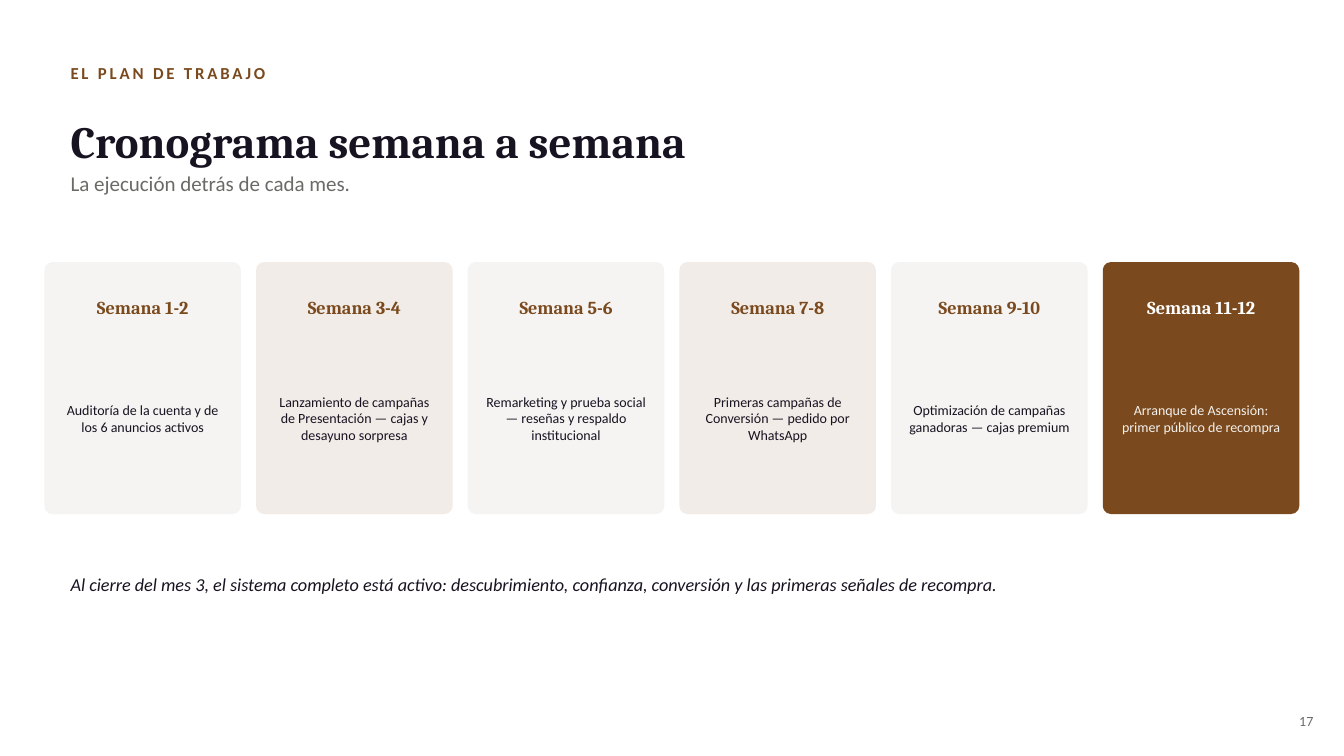
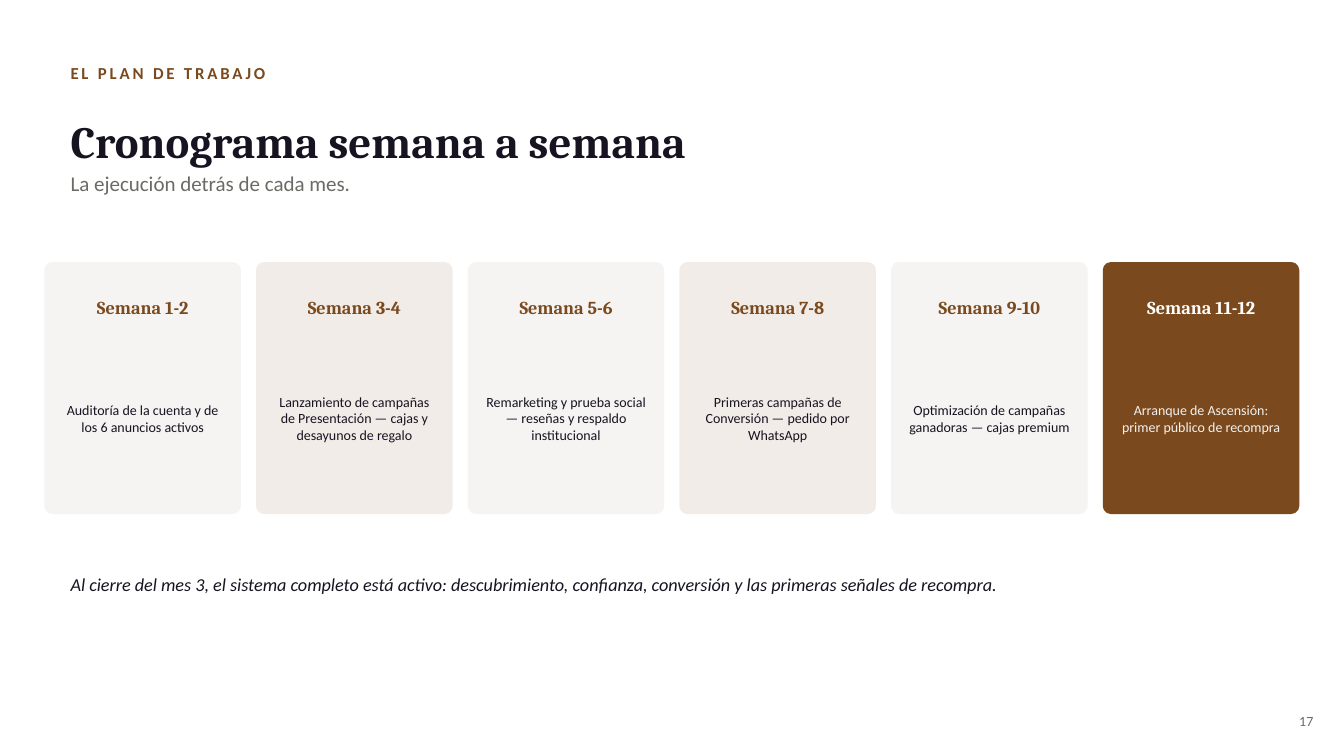
Before and after one commit to rozoerik-eng/Presentaciones-y-varios, a slide deck: slide 17 of Panadería Buenas Migas - Estrategia Meta Ads/Buenas_Migas_Meta_Ads.pptx. Drawn at 1344x756 pixels with LibreOffice and Linux fonts; fonts in the diff are those of the drawing. Boxes give left, top, right and bottom in pixels: in the first picture for what was removed or moved away, otherwise in the second. Text is boxed around its words. In the diff, an @@ line names an element or a change of style, - is before the commit and + after.

```diff
--- a/Panadería Buenas Migas - Estrategia Meta Ads/Buenas_Migas_Meta_Ads.pptx
+++ b/Panadería Buenas Migas - Estrategia Meta Ads/Buenas_Migas_Meta_Ads.pptx
@@ text at (279,397,429,443): text changed @@
-Lanzamiento de campañas de Presentación — cajas y desayuno sorpresa
+Lanzamiento de campañas de Presentación — cajas y desayunos de regalo
```
Also in this commit, not shown: 6 other slides changed.
